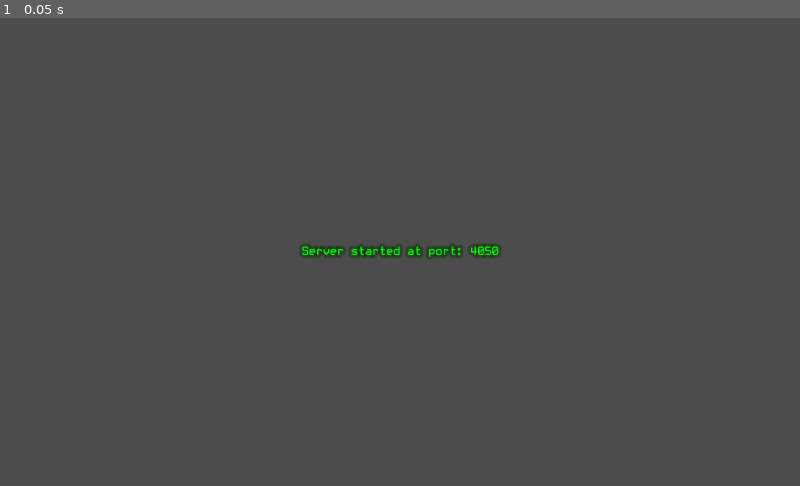
Above: before the commit, frame 1.
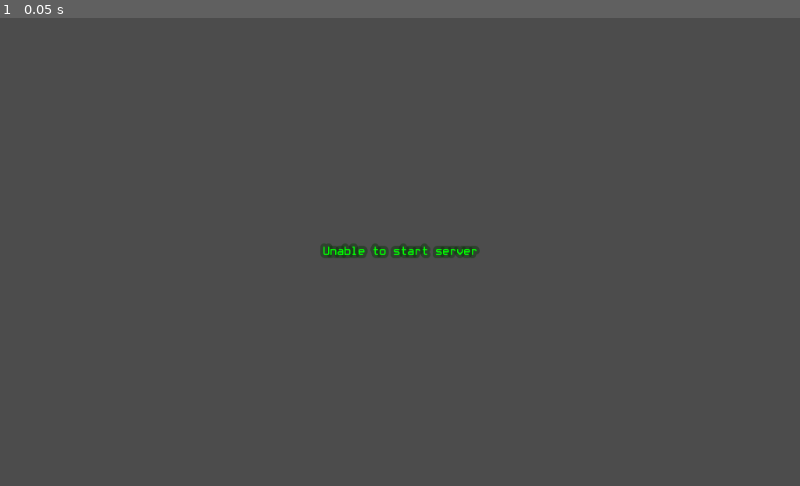
Above: after the commit, the same moment.

Repository: SalvM/Godot-multiplayer-battle-server
Game: Godot game, scene res://Server.tscn
Two runs of this game, one before a commit and one after it. Both use one fixed random seed, a clock stepped at 60 frames per second and the inputs below.
Inputs:
- Up to frame 1 (0.05 s): no input

The runs differ from the first frame. In frame 1, 0.4% of the frame differs, in the area x 37-63%, y 48-52%.

Commit message:
Server connection with TCP

Diff:
--- a/Server.gd
+++ b/Server.gd
@@ -1,4 +1,7 @@
 extends Node
+
+const PORT = 4242
+const RECONNECT_TIMEOUT: float = 3.0
 
 onready var MatchRoom = preload("res://Room.tscn")
 
@@ -6,7 +9,6 @@
 onready var MatchRooms = $Rooms
 
 var network = NetworkedMultiplayerENet.new()
-const port = 4050
 
 const FPS = 0.5
 const frames_to_skip = 60 / FPS
@@ -44,14 +46,27 @@
 		return false
 
 func start_server():
-	_print("Starting the server on port: " + str(port))
-	network.create_server(port, max_players_per_room)
+	_print("Starting the server on port: " + str(PORT))
+	network.create_server(PORT, max_players_per_room)
 	get_tree().set_network_peer(network)
-	_print("Server started at port: " + str(port))
+	_print("Server started at port: " + str(PORT))
 	create_match_rooms()
 
 	network.connect("peer_connected", self, "_on_peer_connected")
 	network.connect("peer_disconnected", self, "_on_peer_disconnected")
+
+func start_server_with_websocket():
+	var server = WebSocketServer.new()
+	var err = server.listen(PORT, PoolStringArray(), true)
+	if err != OK:
+		_print("Unable to start server")
+		set_process(false)
+		return
+	_print("Server started at port: " + str(PORT))
+	get_tree().set_network_peer(server)
+	create_match_rooms()
+	server.connect("peer_connected", self, "_on_peer_connected")
+	server.connect("peer_disconnected", self, "_on_peer_disconnected")
 
 func default_puppet():
 	return {
@@ -120,17 +135,34 @@
 					AntiCheat.on_player_cheating(player_id, prev_state, player_state)
 				tmp_anti_cheat["last_dash_ms"] = player_state["T"]
 				tmp_bars[2] -= 1 # consume dash stack
-		MatchRooms.get_child(int(room_id)).puppets[player_id] = player_state
-		MatchRooms.get_child(int(room_id)).puppets[player_id]["anti_cheat"] = tmp_anti_cheat
-		MatchRooms.get_child(int(room_id)).puppets[player_id]["B"] = tmp_bars
+		var current_puppet = get_puppet(player_id, room_id)
+		print(current_puppet)
+		if current_puppet:
+			current_puppet["L"] = player_state["L"]
+			current_puppet["P"] = player_state["P"]
+			current_puppet["S"] = player_state["S"]
+			current_puppet["T"] = player_state["T"]
+			current_puppet["anti_cheat"] = tmp_anti_cheat
+			current_puppet["B"] = tmp_bars
+			"""
+			MatchRooms.get_child(int(room_id)).puppets[player_id]["L"] = player_state["L"]
+			MatchRooms.get_child(int(room_id)).puppets[player_id]["P"] = player_state["P"]
+			MatchRooms.get_child(int(room_id)).puppets[player_id]["S"] = player_state["S"]
+			MatchRooms.get_child(int(room_id)).puppets[player_id]["T"] = player_state["T"]
+			MatchRooms.get_child(int(room_id)).puppets[player_id]["anti_cheat"] = tmp_anti_cheat
+			MatchRooms.get_child(int(room_id)).puppets[player_id]["B"] = tmp_bars
+			"""
 
 remote func send_match_rooms(): # only for waiting players in the lobby
 	var match_rooms = []
-	print("send_match_rooms")
+	var excluded_players = [] # they are playing so they don't need this rpc
 	for match_room in MatchRooms.get_children():
-		match_rooms.append(match_room.room_status())
+		var room_status = match_room.room_status()
+		match_rooms.append(room_status)
+		if room_status.status != "WAITING":
+			excluded_players.append_array(room_status.players)
 	for player_id in connected_players.keys():
-		if connected_players[player_id] == -1:
+		if not player_id in excluded_players:
 			rpc_unreliable_id(player_id, "return_match_rooms", match_rooms)
 
 remote func send_room_state(room_state, players_list):
@@ -147,7 +179,8 @@
 	print("[Room " + str(room_id) + "] Sending " + str(damage) + " to player #" + str(player_id))
 
 func _ready():
-	start_server()
+	#start_server()
+	start_server_with_websocket()
 
 func _physics_process(delta):
 	current_frame += 1
